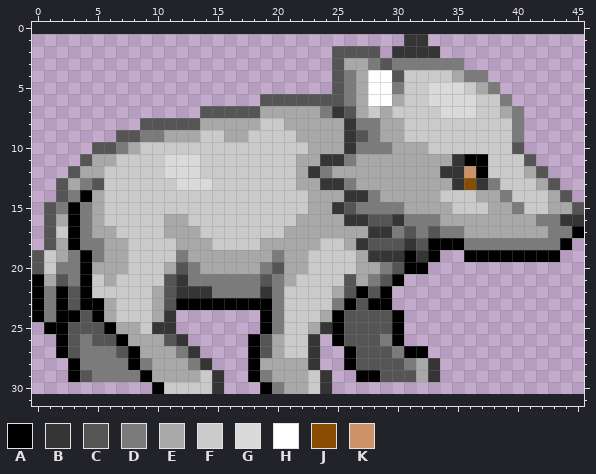
One commit to this pixel-art sprite: assets/images/dog_images/dog_east_left.png. Above, as it was before the edit.
The file is 46x30 pixels. Colours within 5 levels of each other are drawn and written as one. The old version is drawn lined up with the new one, on the new canvas.
Palette (. is transparent): A #000000  B #353535  C #555555  D #7b7b7b  E #a8a8a8  F #cacaca  G #dadada  H #ffffff  J #884d00  K #ce9269
Once edited:
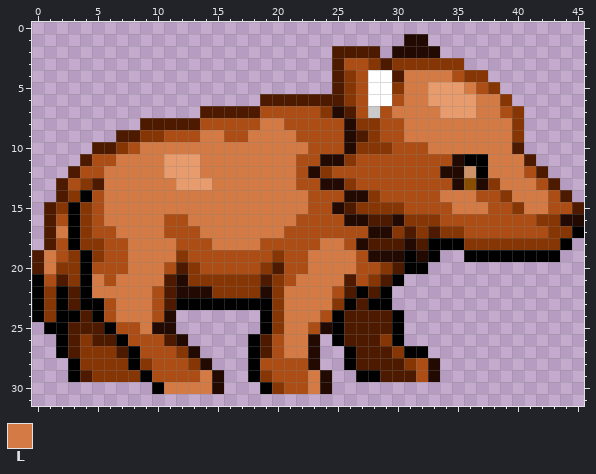
Colours new in this view: L #d37a45
Commit message: Change dog sprite to brown version to enhance colour contrast with sheep
From old to new:
canvas 46x30 -> 46x32, the old top-left corner now at 0,1
Colour B changes from #353535 to #220902.
Colour C changes from #555555 to #4d1a00.
Colour D changes from #7b7b7b to #863504.
Colour E changes from #a8a8a8 to #ab4d15.
Colour G changes from #dadada to #e89c6e.
Colour F gives way to colour L in row 4 at x 31 to 34; in row 5 at x 31 to 32 and 36; in row 6 at x 31 to 32 and 37 to 38; in row 7 at x 30 to 33 and 37 to 38; in row 8 at x 19 to 20 and 31 to 39; in row 9 at x 14 to 15, 18 to 21 and 31 to 39.
Colour F gives way to colour L in row 10 at x 9 to 22 and 33 to 39; in row 11 at x 7 to 10, 14 to 21 and 38 to 40; in row 12 at x 6 to 10, 14 to 21 and 38 to 40; in row 13 at x 6 to 11, 15 to 21 and 39 to 41; in row 14 at x 6 to 22, 34 to 36 and 40 to 42; in row 15 at x 6 to 22, 35 to 37 and 41 to 42.
Colour F gives way to colour L in row 16 at x 6 to 10 and 13 to 21; in row 17 at x 2, 7 to 10 and 14 to 20; in row 18 at x 8 to 11, 15 to 18 and 24 to 25; in row 19 at x 1, 8 to 11 and 23 to 26; in row 20 at x 1, 8 to 10 and 23 to 26; in row 21 at x 5, 7 to 10 and 22 to 25.
Colour F gives way to colour L in row 22 at x 5 to 9 and 21 to 24; in row 23 at x 7 to 9 and 21 to 24; in row 24 at x 7 to 9 and 21 to 23; in row 25 at x 9 and 21 to 22; in rows 26 to 27 at x 21 to 22; in row 29 at x 14 and 23.
Colour F gives way to colour L in row 30 at x 11 to 14 and 23.
Boxes around the changes in both pictures, in picture pixels (x1, y1, x2, y2):
changed: (32, 34, 584, 394)
